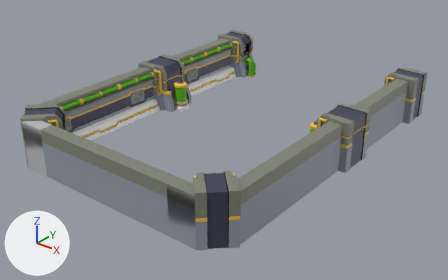
The FBX model Assets/Models/Level10/Level10.fbx as it was, and as the next commit left it.
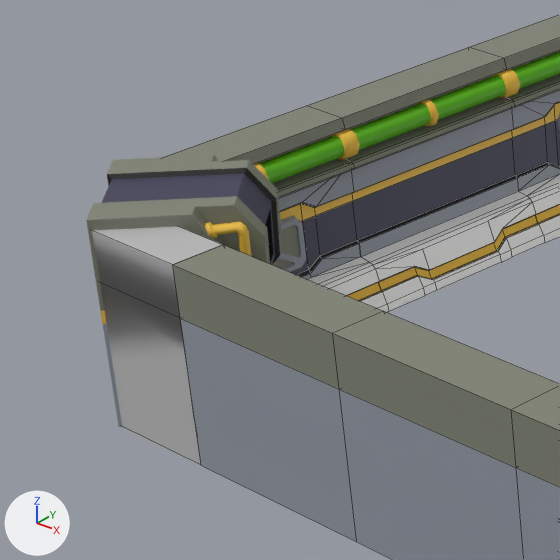
Each version appears first whole from a 50 mm camera at (5.21, -7.13, 4.01) aimed at (0.03, -0.65, 0.0), and next in a close-up on the part from 0% to 29% of the width and 24% to 71% of the height. The lights are fixed; the arrows at lower left show +X, +Y and +Z. The close-ups show mesh edges as thin lines. Where no turn or scale is listed for an object, it has been applied to the vertices. Vertices at the same position are counted once.

The first close-up shows 'Base', 'Base.010', 'Base.012', 'Base.014', 'Base10', 'Base11', 'Base6', 'Base7', 'Cage.006', 'Pipe1.008', 'Pipe1.010', 'Pipe1.012'.
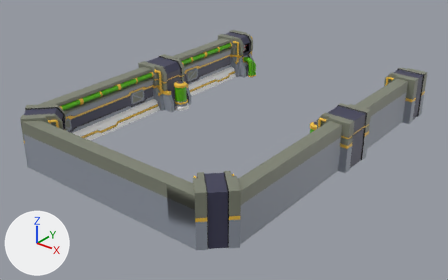
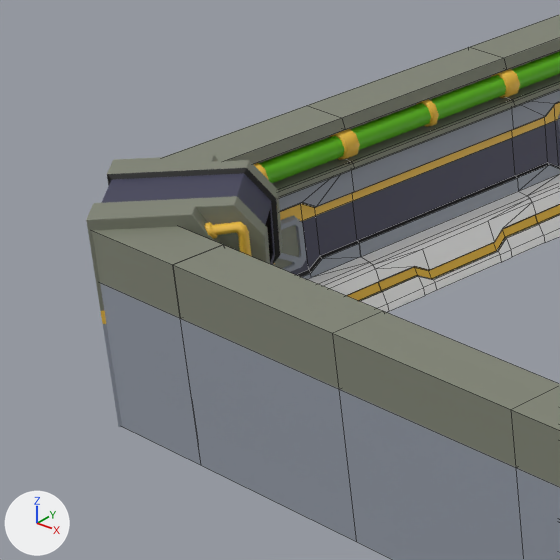
Where the newer file only moved an object's origin or applied its transform, the numbers keep the older frame.

Changed parts and their boxes (x1, y1, x2, y2) in the close-ups (560 x 560 px; the box of a moved part takes in the faces that stretch with it):
part 1 of me_mesh_018, moved or reshaped
    both: (92, 231, 180, 318)
part 2 of me_mesh_018, recoloured
    both: (100, 283, 201, 465)
part 3 of me_mesh_018, recoloured
    both: (92, 227, 222, 265)

The edits, one by one:
me_mesh_018 is used by ob_base11; location (-1.306, -2.815, 0.344).
me_mesh_018 had 70 vertices, 36 faces and spanned x -0.206..0.206, y -0.165..0.165, z -0.341..0.341.
me_mesh_018 now has 71 vertices, 36 faces and spans x -0.206..0.206, y -0.165..0.165, z -0.341..0.341.
Part 1, on me_mesh_018:
36 faces are deleted.
6 vertices move within x -0.206..0.206, y -0.165, z -0.313..0.069.
1 vertex is added at (0.206, -0.165, 0.164).
3 new faces join them, mat_wall_base (grey #939aa6).
10 new faces join them, mat_wall_white (white #ffffff).
4 new faces join them, mat_wall_gold (yellow #f4c342).
1 new face joins them, mat_wall_blue (dark blue #3f3f58).
8 new faces join them, mat_wall_contour_black (black #000000).
10 new faces join them, mat_wall_blue_for_pipe (grey #818575).
me_mesh_018 part 2: 3 faces spanning x -0.206..0.206, y -0.165..0.041, z -0.341..0.188 switch from mat_default_material (grey #bcbcbc) to mat_wall_base (grey #939aa6).
me_mesh_018 part 3: 8 faces spanning x -0.206..0.206, y -0.165..0.061, z 0.164..0.341 switch from mat_default_material (grey #bcbcbc) to mat_wall_blue_for_pipe (grey #818575).
me_mesh_018 now uses material mat_wall_white (white #ffffff).
me_mesh_018 now uses material mat_wall_gold (yellow #f4c342).
me_mesh_018 now uses material mat_wall_blue (dark blue #3f3f58).
me_mesh_018 now uses material mat_wall_contour_black (black #000000).
